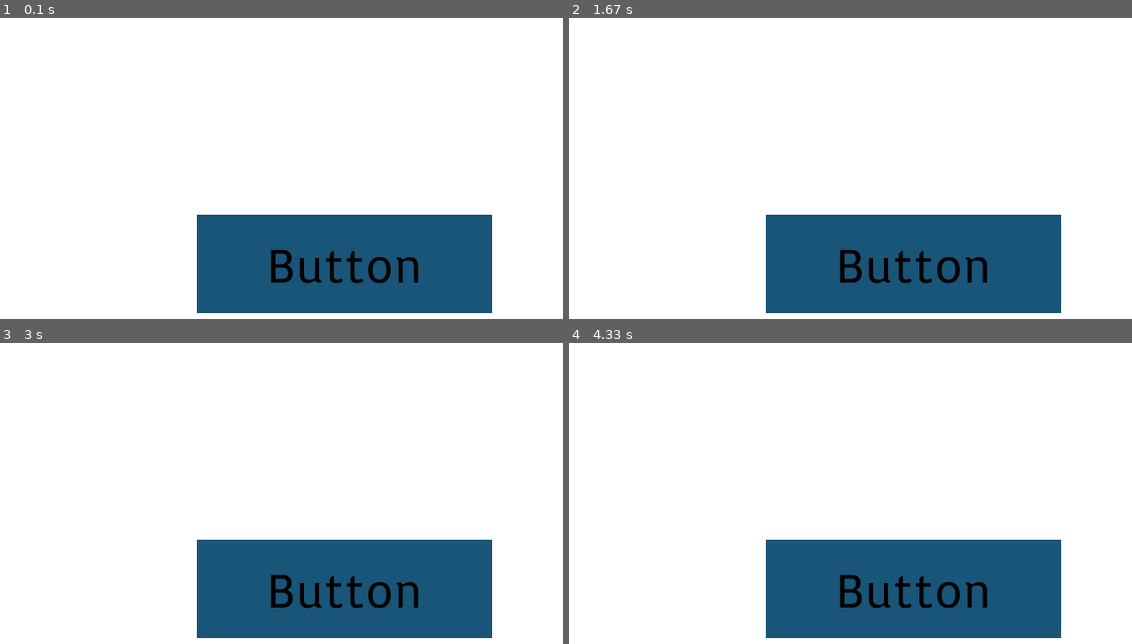
Above: before the commit, frames 1-4 (two rows, left to right).
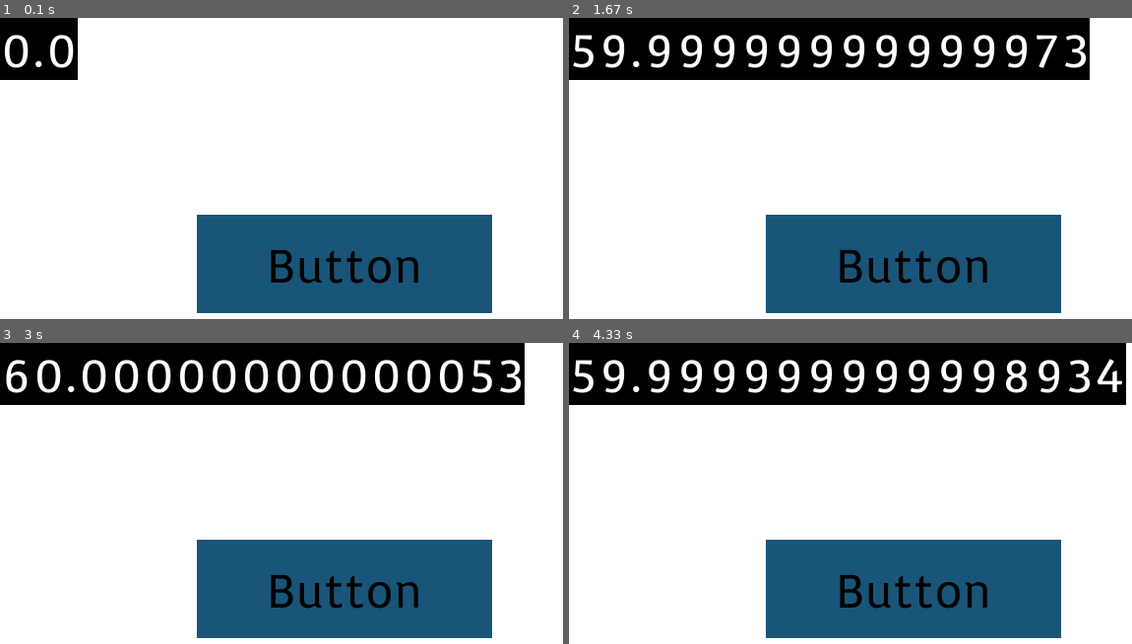
Above: after the commit, the same moments.

Repository: fkS124/ratatouille.py
Game: pygame game, started from main.py
Same seed, same stepped clock (60 frames per second), same inputs: the game is played once before the commit and once after it.
Inputs (mouse positions are in pixels of both pictures, inside the frame that each line leads up to):
- Up to frame 1 (0.1 s): no input
- Up to frame 2 (1.67 s): click (912, 264) at 0.38 s; click (outside the picture) at 0.72 s
- Up to frame 3 (3 s): click (343, 589) at 2.05 s; click (outside the picture) at 2.38 s
- Up to frame 4 (4.33 s): no input

The runs differ from the first frame. In frame 1, 2.5% of the frame differs, in the area x 0-14%, y 0-21%; in frame 2, 17%; in frame 3, 17%; in frame 4, 18%, in the area x 0-99%, y 0-21%.

Commit message:
Add files via upload
added show fps and clarified the doc

Diff:
--- a/main.py
+++ b/main.py
@@ -3,9 +3,14 @@
 
 """
 To use Ratatouille Framework you have to:
+** Start method means that the method has to be called at the start of
+the game and game loop method means that the method must be called inside
+the loop **
 
-Ratatouille = Ratouille.init(display_surface)
-# Commands
+ratatouille = Ratouille.init(display_surface)
+
+
+# Commands : Start Methods
 .new_button() # Creates a button
 Guide:
 .new_button(coordinates, font_surface, text, color_text,hovering_color_text, size, func, args)
@@ -14,7 +19,23 @@
 Guide:
 .pause_button(coordinates, font_surface, text, size,func)
 
+# Commands : Game Loop Methods
+.show_fps()  # show current fps
+Guide:
+.show_fps(clock, font, coordinates, color, color_txt)
 
+To make the framework work you have to use this architecture of project :
+# at the start
+- initializing the engine with .init()
+- defining all your buttons and stuff
+
+# game loop:
+- ratatouille.update() -> update all your stuff
+
+    # event loop:
+        - ratatouille.handle_events(event)
+
+- (OPTIONAL) : draw shapes with the ratatouille.draw."shape" ->
 """
 
 def test_func(arg1=None, arg2=None):
@@ -26,10 +47,12 @@
     screen = pg.display.set_mode((900, 600))
     pg.display.set_caption("Pygame Frame Work Working Example")
     running = True
+    clock = pg.time.Clock()
+    standard_font = pg.font.Font("assets_demo/Basic-Regular.ttf", 50)
 
     frame_work = pg_fr_w.init(screen)
     frame_work.new_button((200, 200), # coordinates
-                          pg.font.Font("assets_demo/Basic-Regular.ttf", 50),  # font
+                          standard_font,  # font
                           "Button",  # text
                           (0, 0, 0),  # color text
                           (255, 255, 255),  # color hovering text
@@ -51,6 +74,8 @@
         screen.fill((255, 255, 255))
         frame_work.update()
 
+        frame_work.show_fps(clock, standard_font, (0, 0))
+
         pg.display.update()
 
 
--- a/src/pygame_framework.py
+++ b/src/pygame_framework.py
@@ -43,5 +43,12 @@
                                            color_text_hover,color, color_hover,
                                            size, func, args))
 
-    def draw_random_shape(self, args):
-        pass
+    def show_fps(self, clock: pg.time.Clock,
+                        font: pg.font.Font,
+                        coordinates: tuple[int, int],
+                        color=(0, 0, 0),
+                        color_txt=(255, 255, 255)):
+        render = font.render(str(clock.get_fps()), True, color_txt)
+        rect = render.get_rect(topleft=coordinates)
+        pg.draw.rect(self.screen, color, rect)
+        self.screen.blit(render, rect)
Not shown, changed: README.md
Not shown, changed: LICENSE
